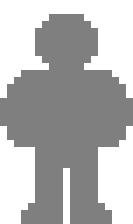
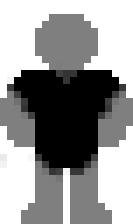
Revision of a layered w=133, h=224 image; what changed, layer by layer:
showed "ChestMask" over (x1=0, y1=63, x2=126, y2=182)
